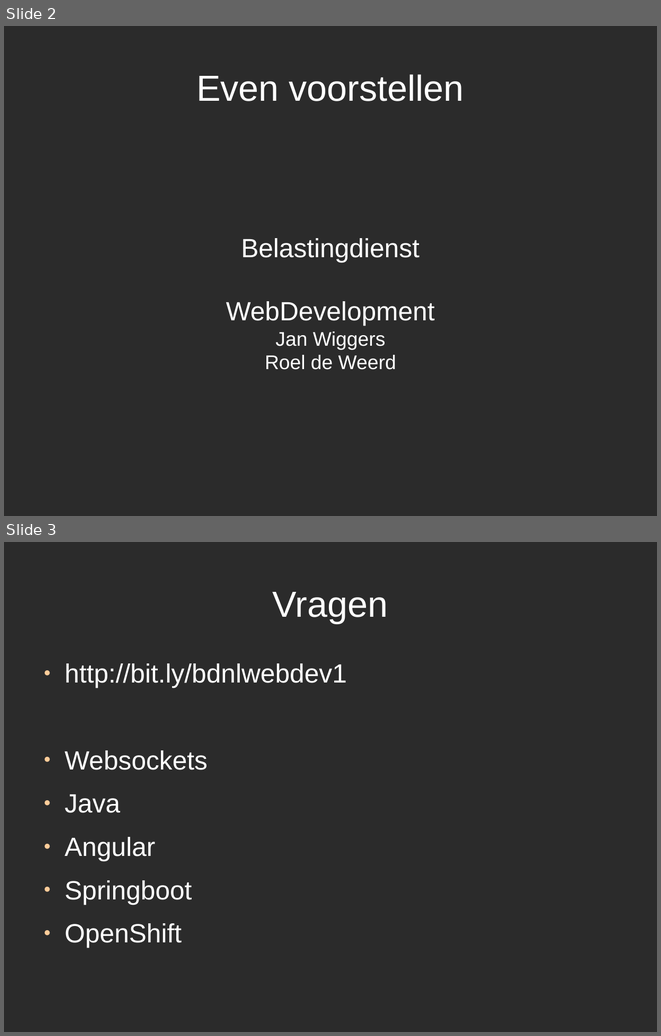
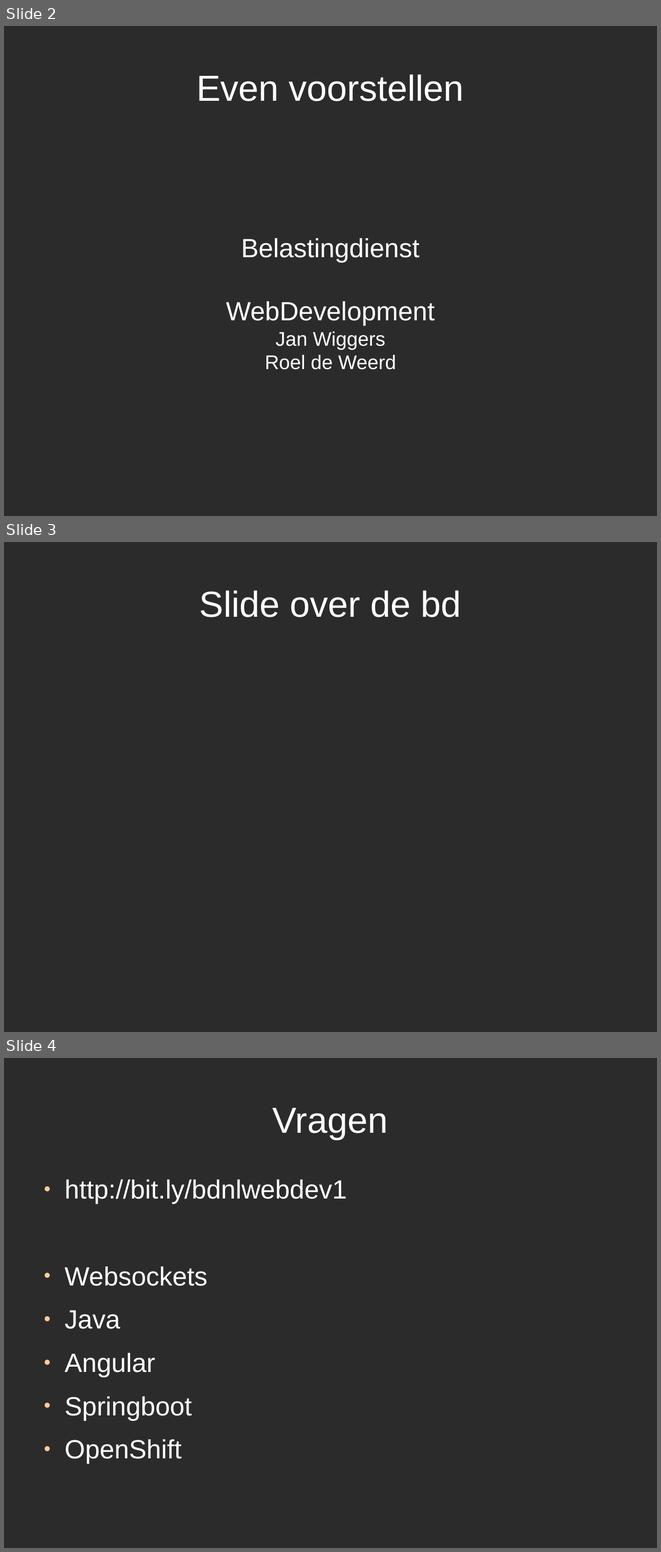
Before and after one commit to jwiggers/demo1, a slide deck: Workshop_Websockets.odp. Shown one above the other, each under a label of ours: slides 2 and 3 before the commit, slides 2, 3 and 4 after it. The pictures are 661x1036 and 661x1552 pixels, drawn with LibreOffice and Linux fonts; fonts in the diff are those of the drawing; background and template pictures are left out; a plain dark background stands for a picture behind light text. Boxes give left, top, right and bottom in pixels: in the first picture for what was removed or moved away, otherwise in the second. Text is boxed around its words. In the diff, an @@ line names an element or a change of style, - is before the commit and + after.

```diff
--- a/Workshop_Websockets.odp
+++ b/Workshop_Websockets.odp
@@ slide 3 added at <box>4,542,657,1032</box>, background picture (left out) @@
@@ title added at <box>200,590,461,617</box>, 44 pt, text #FFFFFF @@
+Slide over de bd
@@ what was slide 3 is now slide 4 @@
```
Also in this commit, not shown: 3 other slides added.
